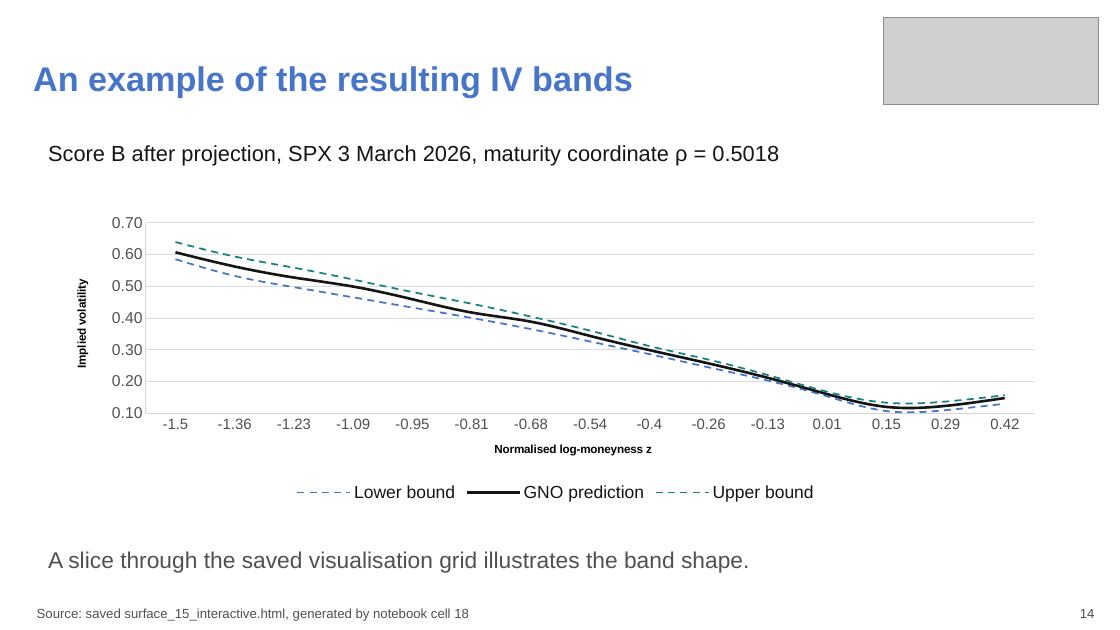
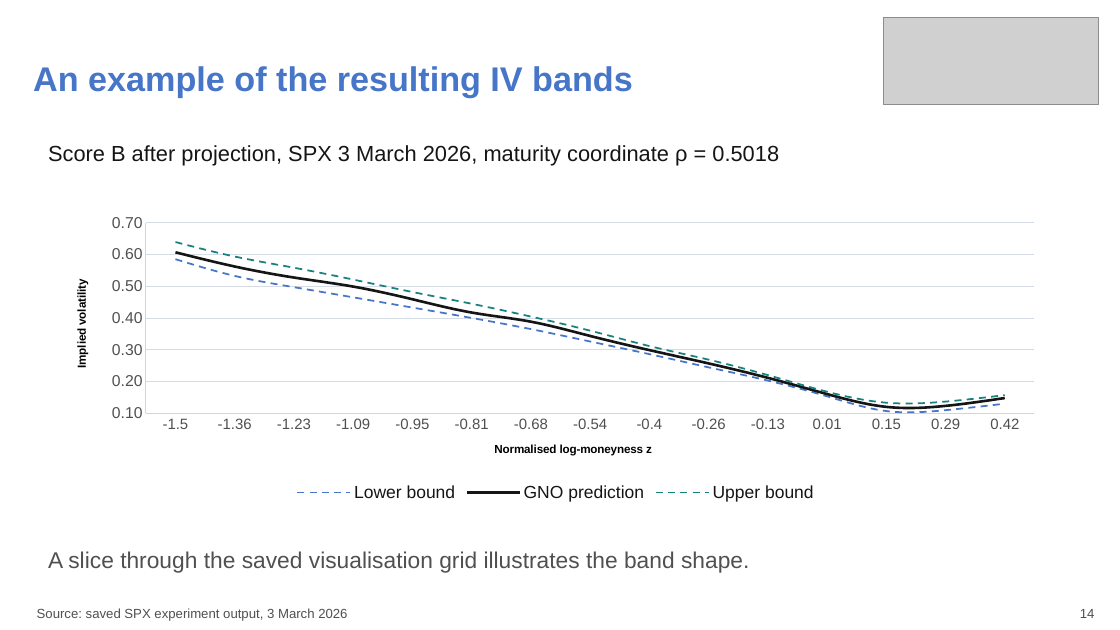
Before and after one commit to aniketnighot/conformal-prediction-thesis, a slide deck: slide 14 of presentations/thesis_defence_complete_verified.pptx. Drawn at 1120x630 pixels with LibreOffice and Linux fonts; fonts in the diff are those of the drawing; grey boxes stand for pictures. Boxes give left, top, right and bottom in pixels: in the first picture for what was removed or moved away, otherwise in the second. Text is boxed around its words. In the diff, an @@ line names an element or a change of style, - is before the commit and + after.

```diff
--- a/presentations/thesis_defence_complete_verified.pptx
+++ b/presentations/thesis_defence_complete_verified.pptx
@@ text at (x1=37, y1=608, x2=347, y2=621): text changed @@
-Source: saved surface_15_interactive.html, generated by notebook cell 18
+Source: saved SPX experiment output, 3 March 2026
```
Also in this commit, not shown: 28 other slides changed.
